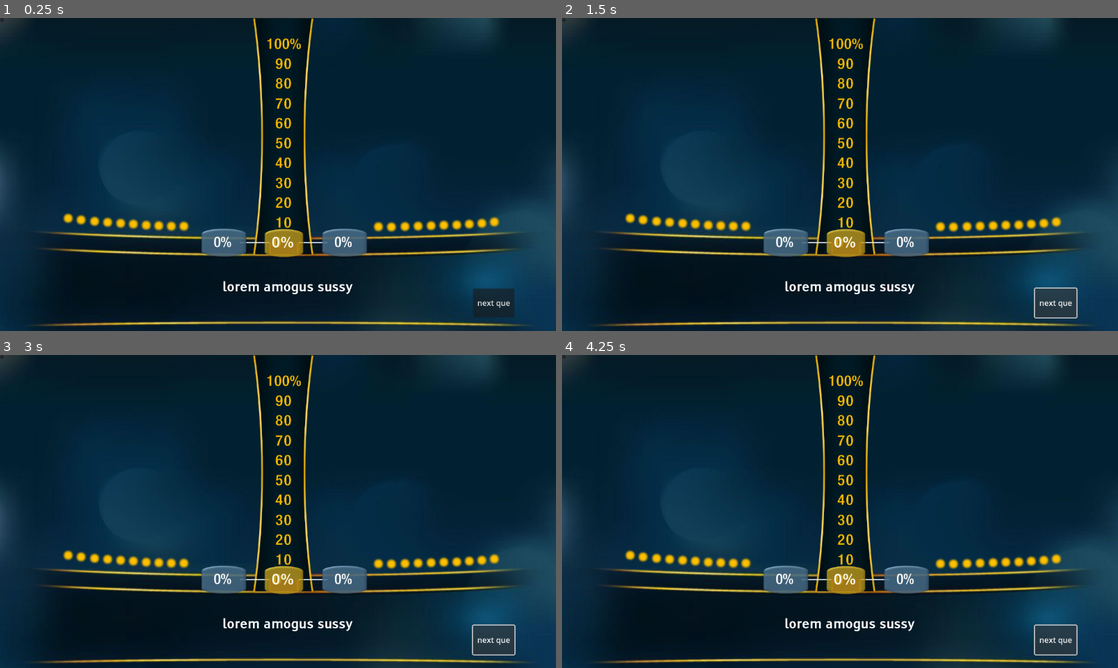
Above: before the commit, frames 1-4 (two rows, left to right).
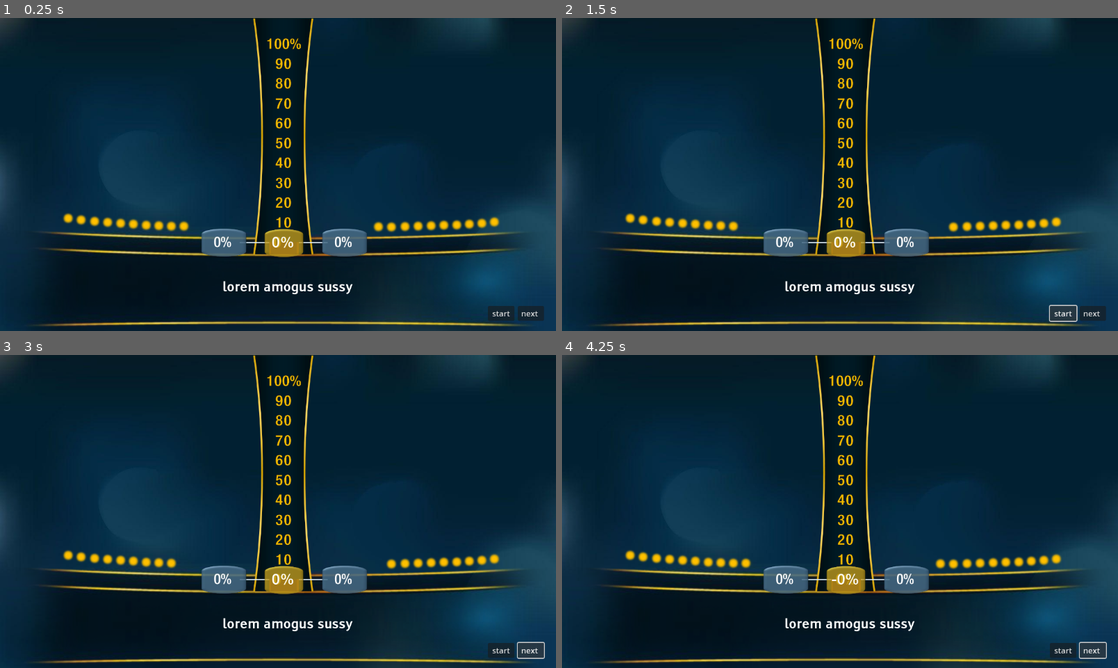
Above: after the commit, the same moments.

Repository: TerminalGoat232/power-of-10-redux
Game: Godot game, scene res://main.tscn
The game is run twice, just before and just after one commit, with the same random seed, the same clock (stepped at 60 frames per second) and the same inputs.
Inputs (mouse positions are in pixels of both pictures, inside the frame that each line leads up to):
- Up to frame 1 (0.25 s): no input
- Up to frame 2 (1.5 s): click (562, 21) at 0.52 s; click (1062, 312) at 1.25 s, where only the run after the commit has a clickable "start"
- Up to frame 3 (3 s): click (500, 649) at 2 s, where only the run after the commit has a clickable "start"; click "next que" (after the commit: "next") at 2.75 s
- Up to frame 4 (4.25 s): click "next que" (after the commit: "next") at 3.5 s

The runs differ from the first frame. In frame 1, 0.8% of the frame differs, in the area x 0-98%, y 0-97%; in frame 2, 1.0%; in frame 3, 1.1%; in frame 4, 1.1%, in the area x 0-98%, y 0-98%.
Error in both runs: Invalid access to property or key 'ROUND_1' on a base object of type 'Nil'. (res://scripts/main.gd:24)

Commit message:
timer and timer UI completed ;>

Diff:
--- a/main.tscn
+++ b/main.tscn
@@ -1,12 +1,12 @@
 [gd_scene load_steps=21 format=3 uid="uid://e1ftjheij10p"]
 
 [ext_resource type="Script" path="res://scripts/main.gd" id="1_olcld"]
-[ext_resource type="Script" path="res://player.gd" id="1_t3o3h"]
 [ext_resource type="Texture2D" uid="uid://dcnnu07okoynt" path="res://assets/mainbar.png" id="2_plm5b"]
 [ext_resource type="Texture2D" uid="uid://fh5uww0rurcf" path="res://assets/textbar.png" id="2_tuhkd"]
 [ext_resource type="Theme" uid="uid://c163hgn8rdr67" path="res://text.tres" id="2_w4u17"]
 [ext_resource type="Texture2D" uid="uid://y76fcvyhs828" path="res://assets/inputbox.png" id="3_wnni5"]
 [ext_resource type="Texture2D" uid="uid://b443hrb5hal3f" path="res://assets/timedot.png" id="4_e8nlh"]
+[ext_resource type="Script" path="res://scripts/player.gd" id="5_fy875"]
 [ext_resource type="Texture2D" uid="uid://d3rar3bkajmms" path="res://assets/2ndarybar.png" id="5_j1tej"]
 [ext_resource type="FontFile" uid="uid://b3cy4rofnvp6v" path="res://assets/54_HelveticaNeue MediumCond.ttf" id="6_0qfin"]
 [ext_resource type="Texture2D" uid="uid://dlgm02han2pah" path="res://assets/lockinconnector.png" id="7_0ica6"]
@@ -51,7 +51,7 @@
 scale = Vector2(0.6, 0.585)
 texture = ExtResource("2_plm5b")
 
-[node name="2Ndarybar" type="Sprite2D" parent="Control"]
+[node name="Secondarybar" type="Sprite2D" parent="Control"]
 self_modulate = Color(1, 0.478431, 0.478431, 1)
 show_behind_parent = true
 z_index = 1
@@ -189,7 +189,7 @@
 offset_right = 512.0
 offset_bottom = 490.0
 mouse_filter = 2
-script = ExtResource("1_t3o3h")
+script = ExtResource("5_fy875")
 keyINCR = 87
 keyDCR = 83
 keyLOCK = 68
@@ -218,7 +218,7 @@
 texture = ExtResource("7_0ica6")
 
 [node name="timer_1" type="Timer" parent="Control/panel_1"]
-wait_time = 10.0
+wait_time = 11.0
 one_shot = true
 
 [node name="panel_2" type="PanelContainer" parent="Control" node_paths=PackedStringArray("timer")]
@@ -229,7 +229,7 @@
 offset_right = 762.0
 offset_bottom = 490.0
 mouse_filter = 2
-script = ExtResource("1_t3o3h")
+script = ExtResource("5_fy875")
 keyINCR = 4194320
 keyDCR = 4194322
 keyLOCK = 4194319
@@ -258,7 +258,7 @@
 texture = ExtResource("7_0ica6")
 
 [node name="timer_2" type="Timer" parent="Control/panel_2"]
-wait_time = 10.0
+wait_time = 11.0
 one_shot = true
 
 [node name="panel_3" type="PanelContainer" parent="Control"]
@@ -320,16 +320,19 @@
 
 [node name="next" type="Button" parent="Control"]
 layout_mode = 0
-offset_left = 980.0
-offset_top = 560.0
+offset_left = 1073.0
+offset_top = 596.0
+offset_right = 1127.0
+offset_bottom = 627.0
+text = "next "
+
+[node name="start_timer" type="Button" parent="Control"]
+layout_mode = 0
+offset_left = 1011.0
+offset_top = 596.0
 offset_right = 1066.0
-offset_bottom = 620.0
-text = "next que"
-
-[node name="show_que" type="Button" parent="Control"]
-layout_mode = 0
-offset_right = 8.0
-offset_bottom = 8.0
+offset_bottom = 627.0
+text = "start"
 
 [node name="Ex" type="Sprite2D" parent="Control"]
 position = Vector2(1986, 1032)
@@ -348,6 +351,11 @@
 scale = Vector2(0.9, 0.9)
 texture = ExtResource("8_oobdu")
 
+[connection signal="dumb_sig" from="Control" to="Control/panel_1" method="_on_control_dumb_sig"]
+[connection signal="dumb_sig" from="Control" to="Control/panel_2" method="_on_control_dumb_sig"]
 [connection signal="timeout" from="Control/panel_1/timer_1" to="Control/panel_1" method="_on_counting_down_b_4_ded_timeout"]
 [connection signal="timeout" from="Control/panel_2/timer_2" to="Control/panel_1" method="_on_counting_down_b_4_ded_timeout"]
 [connection signal="pressed" from="Control/next" to="Control" method="_on_next_pressed"]
+[connection signal="pressed" from="Control/start_timer" to="Control" method="_on_start_timer_pressed"]
+[connection signal="pressed" from="Control/start_timer" to="Control/panel_1" method="_on_start_timer_pressed"]
+[connection signal="pressed" from="Control/start_timer" to="Control/panel_2" method="_on_start_timer_pressed"]
--- a/project.godot
+++ b/project.godot
@@ -13,7 +13,7 @@
 config/name="Powr Of Ten"
 run/main_scene="res://main.tscn"
 config/features=PackedStringArray("4.3", "Forward Plus")
-config/icon="res://icon.svg"
+config/icon="res://icon.jpg"
 
 [display]
 
